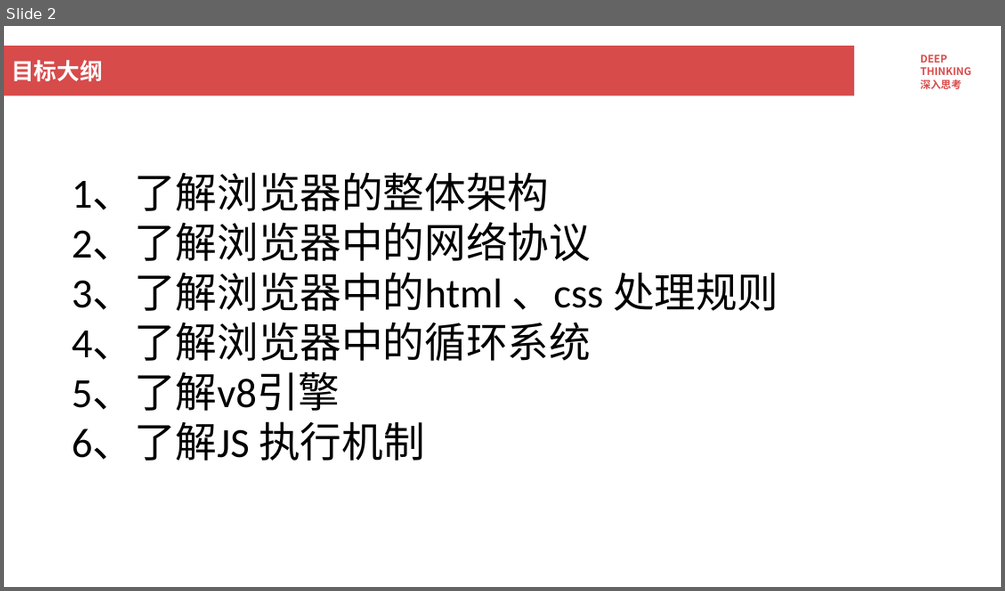
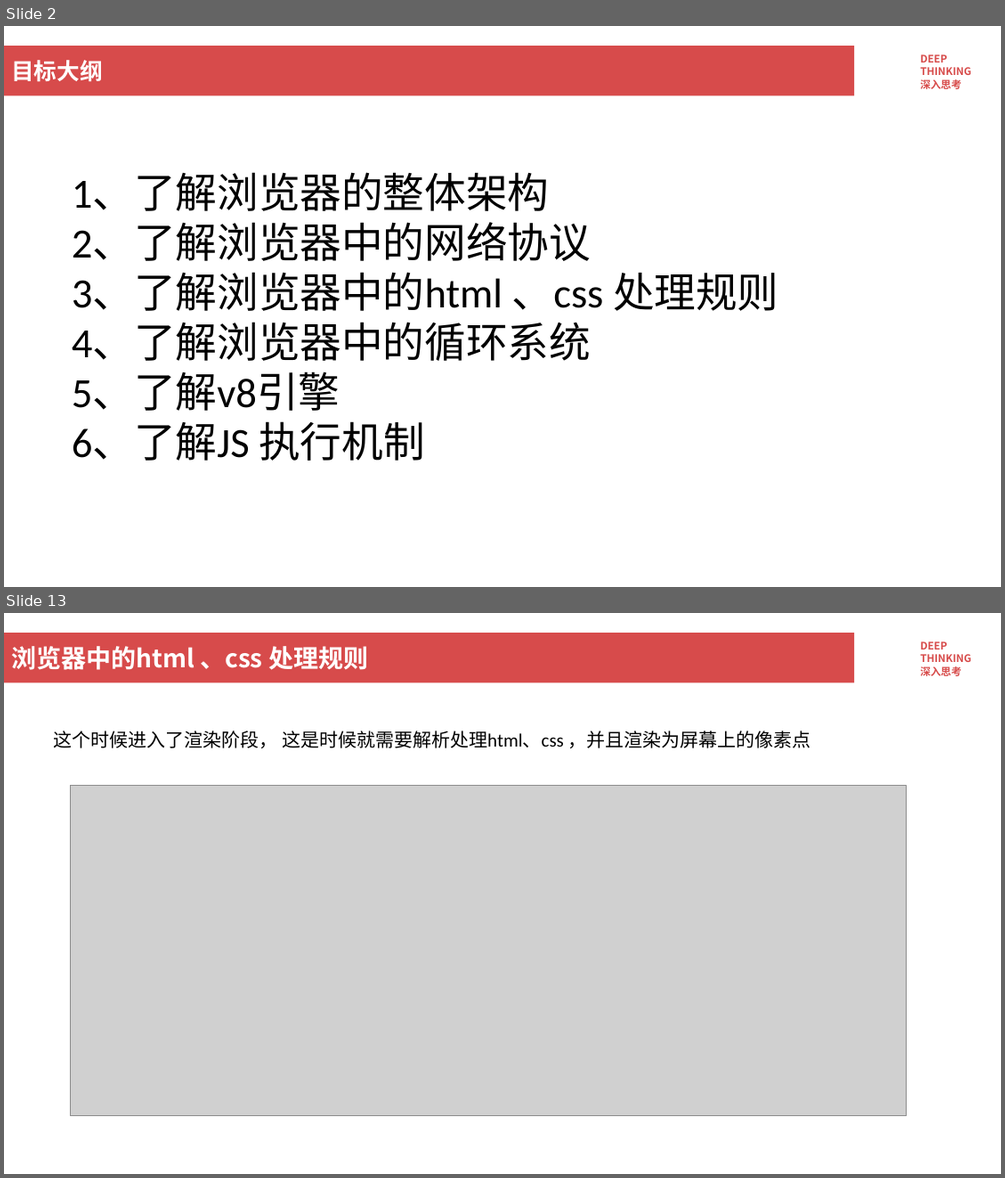
Before and after one commit to yixinagqingyuan/yys-browser, a slide deck: 浏览器工作原理.pptx. Shown one above the other, each under a label of ours: slide 2 before the commit, slides 2 and 13 after it; the slides between them are not shown. The pictures are 1005x591 and 1005x1178 pixels, drawn with LibreOffice and Linux fonts; fonts in the diff are those of the drawing; grey boxes stand for pictures; background and template pictures are left out. Boxes give left, top, right and bottom in pixels: in the first picture for what was removed or moved away, otherwise in the second. Text is boxed around its words. In the diff, an @@ line names an element or a change of style, - is before the commit and + after.

```diff
--- a/浏览器工作原理.pptx
+++ b/浏览器工作原理.pptx
@@ slide 13 added at <box>4,613,1001,1174</box>, background #FFFFFF; not listed: 2 template elements that a slide beside it also shows @@
@@ title added at <box>11,646,368,670</box>, 24 pt, text #FFFFFF, bold @@
+浏览器中的html 、css 处理规则
@@ text added at <box>54,730,811,748</box>, 18 pt, text #000000 @@
+这个时候进入了渲染阶段， 这是时候就需要解析处理html、css ，并且渲染为屏幕上的像素点
@@ picture added at <box>71,786,906,1116</box> @@
```
Also in this commit, not shown: 1 slide changed, 21 other slides added, 5 other files.
